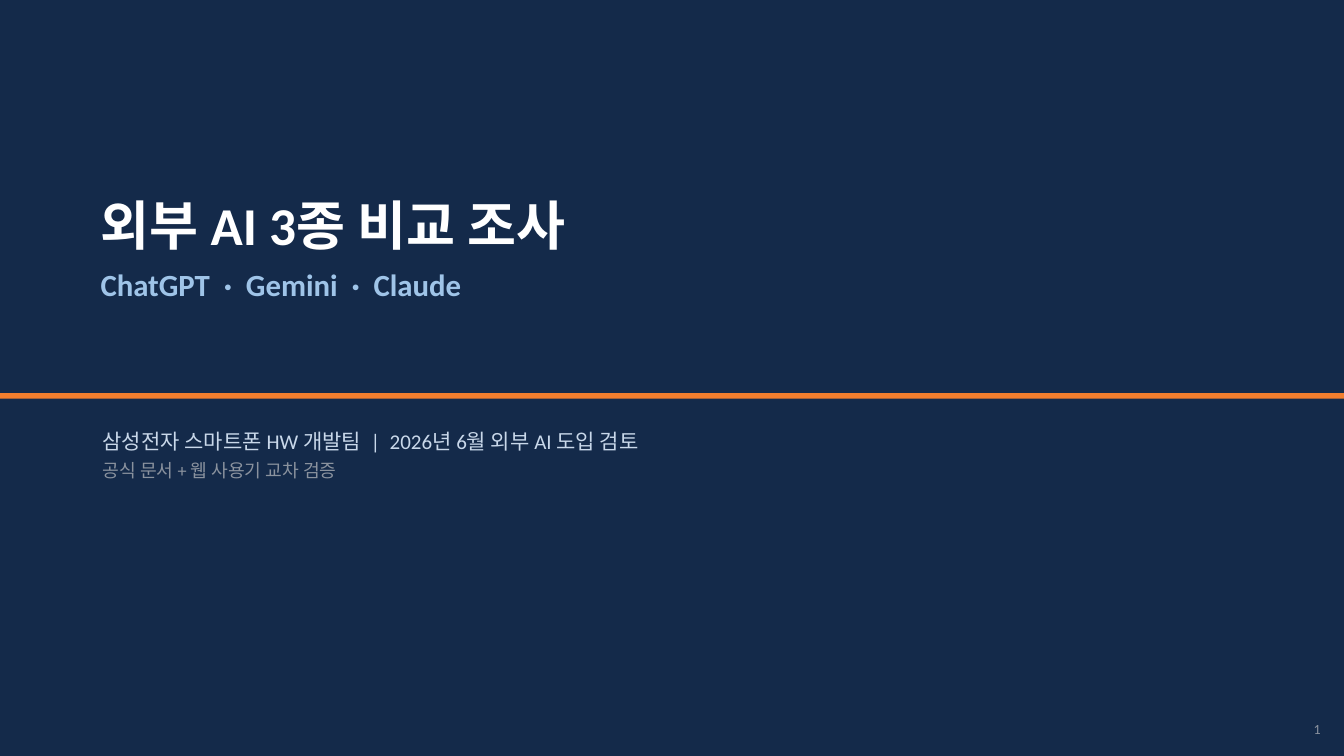
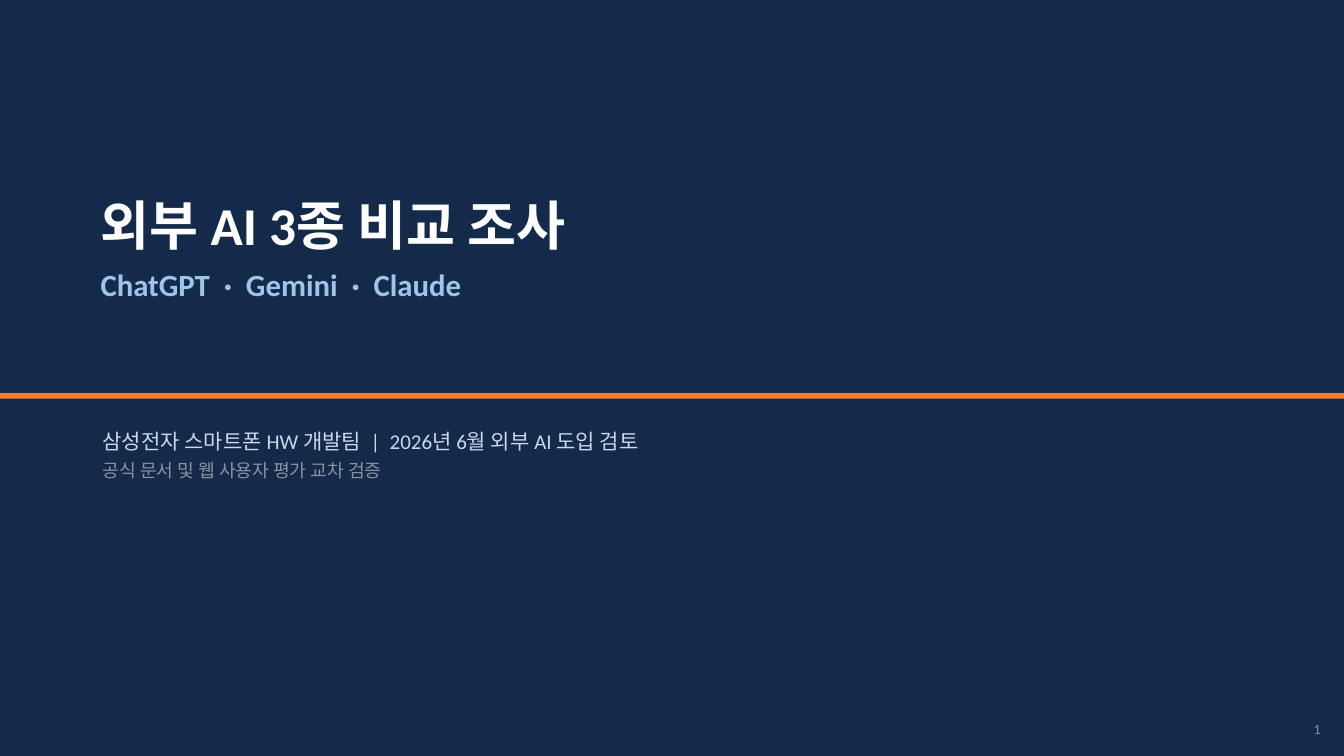
Before and after one commit to whaleonbush/poc, a slide deck: slide 1 of 외부AI_3종_비교조사.pptx. Drawn at 1344x756 pixels with LibreOffice and Linux fonts; fonts in the diff are those of the drawing. Boxes give left, top, right and bottom in pixels: in the first picture for what was removed or moved away, otherwise in the second. Text is boxed around its words. In the diff, an @@ line names an element or a change of style, - is before the commit and + after.

```diff
--- a/외부AI_3종_비교조사.pptx
+++ b/외부AI_3종_비교조사.pptx
@@ text at bbox=[103, 462, 381, 479]: text changed @@
-공식 문서 + 웹 사용기 교차 검증
+공식 문서 및 웹 사용자 평가 교차 검증
```
Also in this commit, not shown: 14 other slides changed, 1 other file.
